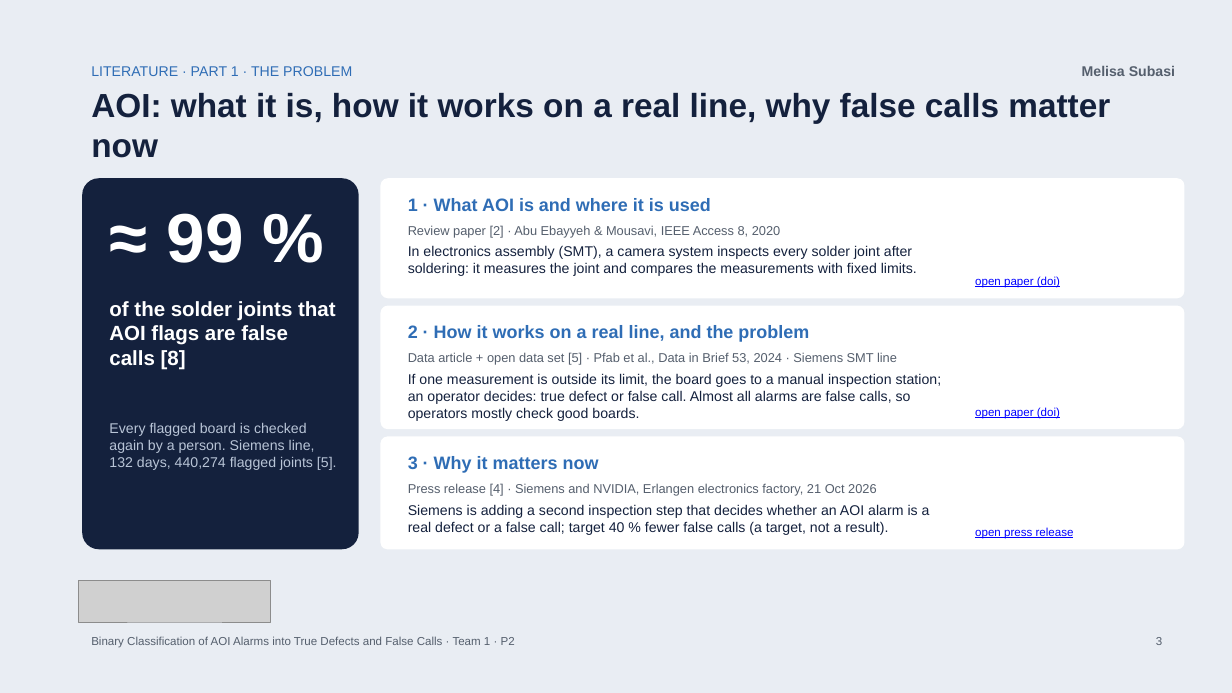
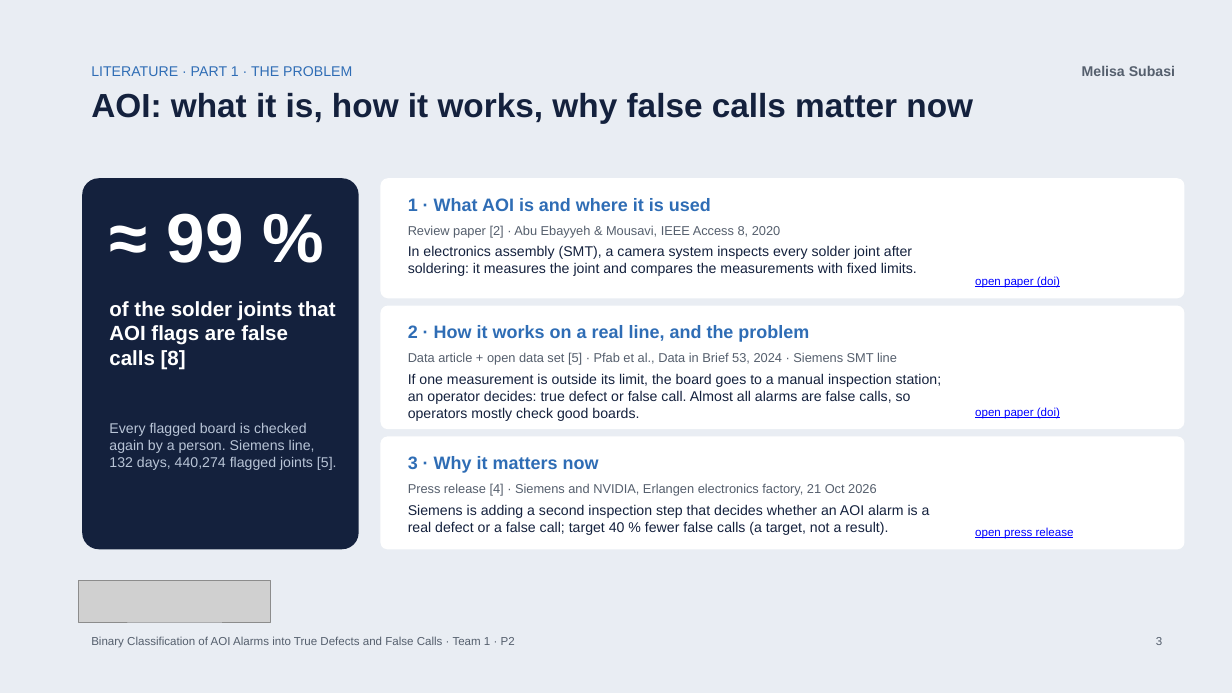
Before and after one commit to bodhi584/aoi-false-call-classification, a slide deck: slide 3 of docs/slides_p2.pptx. Drawn at 1232x693 pixels with LibreOffice and Linux fonts; fonts in the diff are those of the drawing; grey boxes stand for pictures. Boxes give left, top, right and bottom in pixels: in the first picture for what was removed or moved away, otherwise in the second. Text is boxed around its words. In the diff, an @@ line names an element or a change of style, - is before the commit and + after.

Commit message:
P2 slide 3: plain three-step story with sources (#36)

```diff
--- a/docs/slides_p2.pptx
+++ b/docs/slides_p2.pptx
@@ text at [91, 93, 973, 124]: text changed @@
-AOI: what it is, how it works on a real line, why false calls matter now
+AOI: what it is, how it works, why false calls matter now
```
Also in this commit, not shown: 1 other file.
